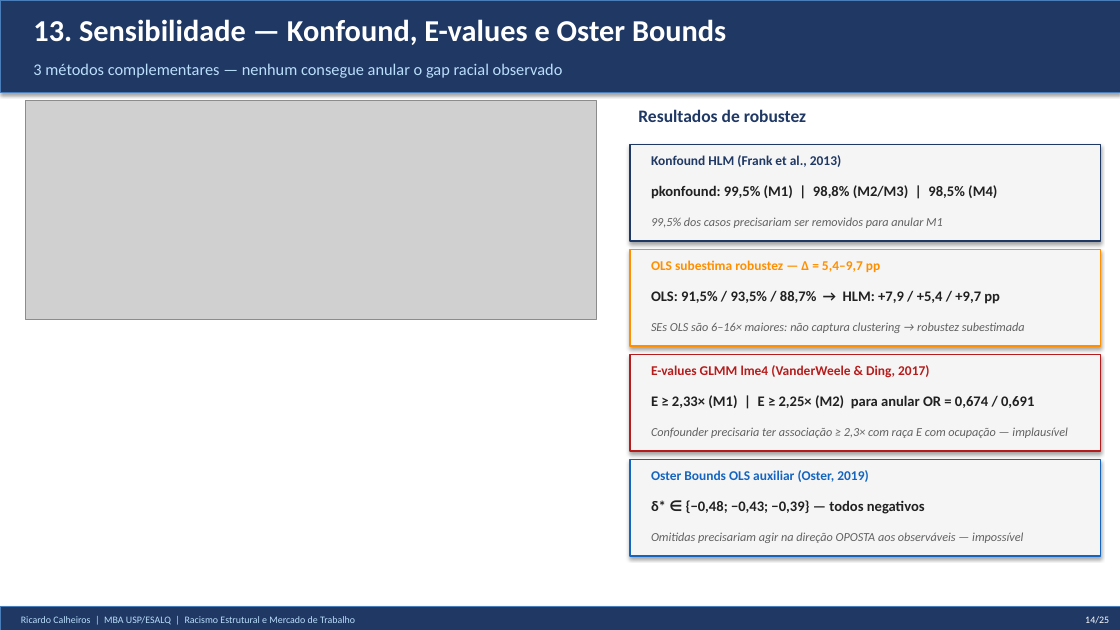
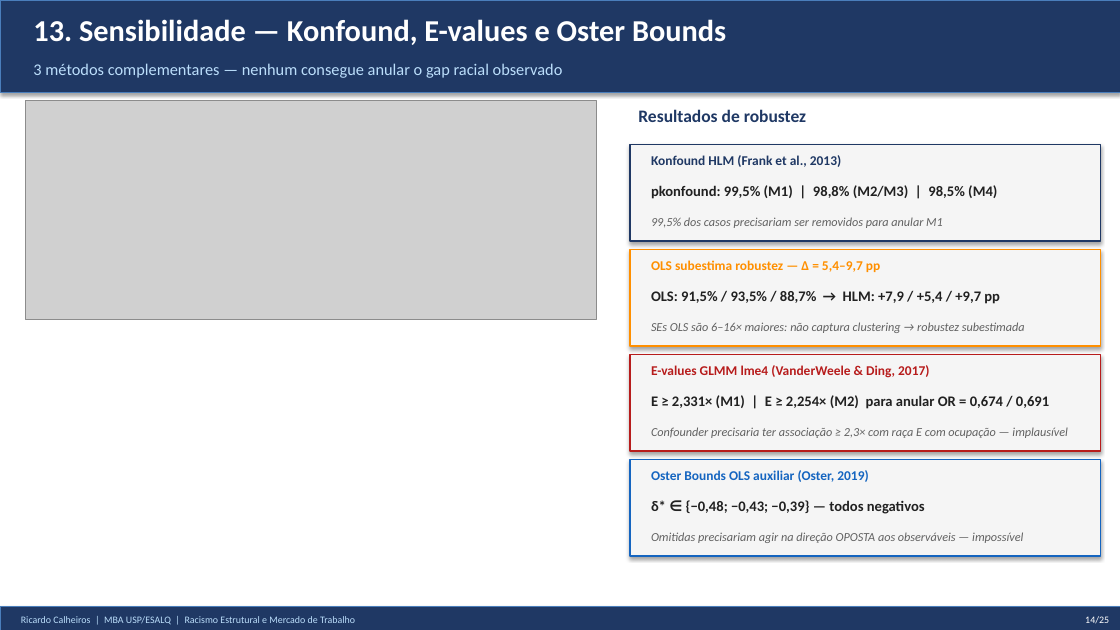
Before and after one commit to rickinrj-ux/ProjetoRacismoPNAD, a slide deck: slide 14 of apresentacao_tcc.pptx. Drawn at 1120x630 pixels with LibreOffice and Linux fonts; fonts in the diff are those of the drawing; grey boxes stand for pictures. Boxes give left, top, right and bottom in pixels: in the first picture for what was removed or moved away, otherwise in the second. Text is boxed around its words. In the diff, an @@ line names an element or a change of style, - is before the commit and + after.

```diff
--- a/apresentacao_tcc.pptx
+++ b/apresentacao_tcc.pptx
@@ text at bbox=[651, 395, 1049, 409]: text changed @@
-E ≥ 2,33× (M1) | E ≥ 2,25× (M2) para anular OR = 0,674 / 0,691
+E ≥ 2,331× (M1) | E ≥ 2,254× (M2) para anular OR = 0,674 / 0,691
```
Also in this commit, not shown: 1 other slide changed, 6 other files.
